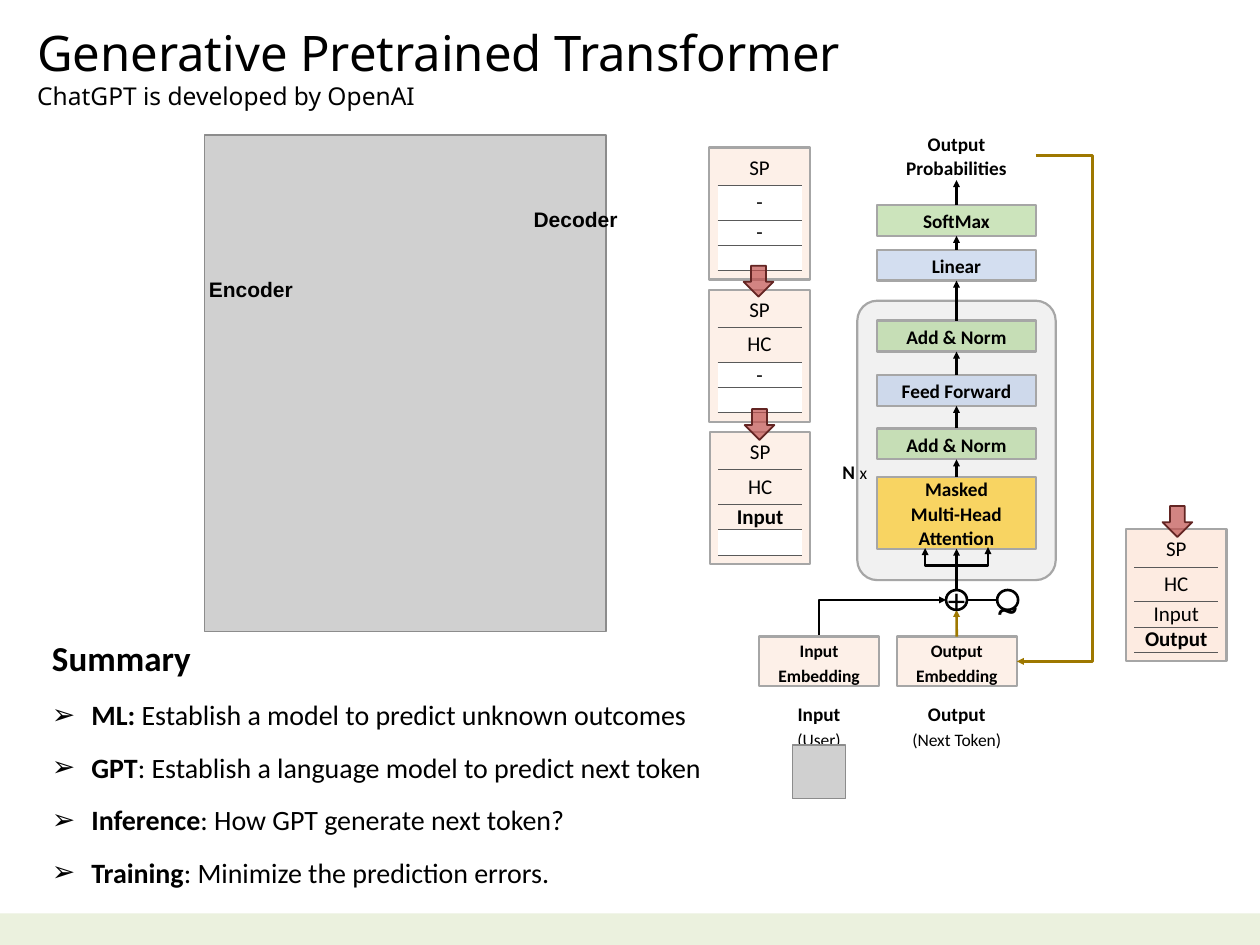
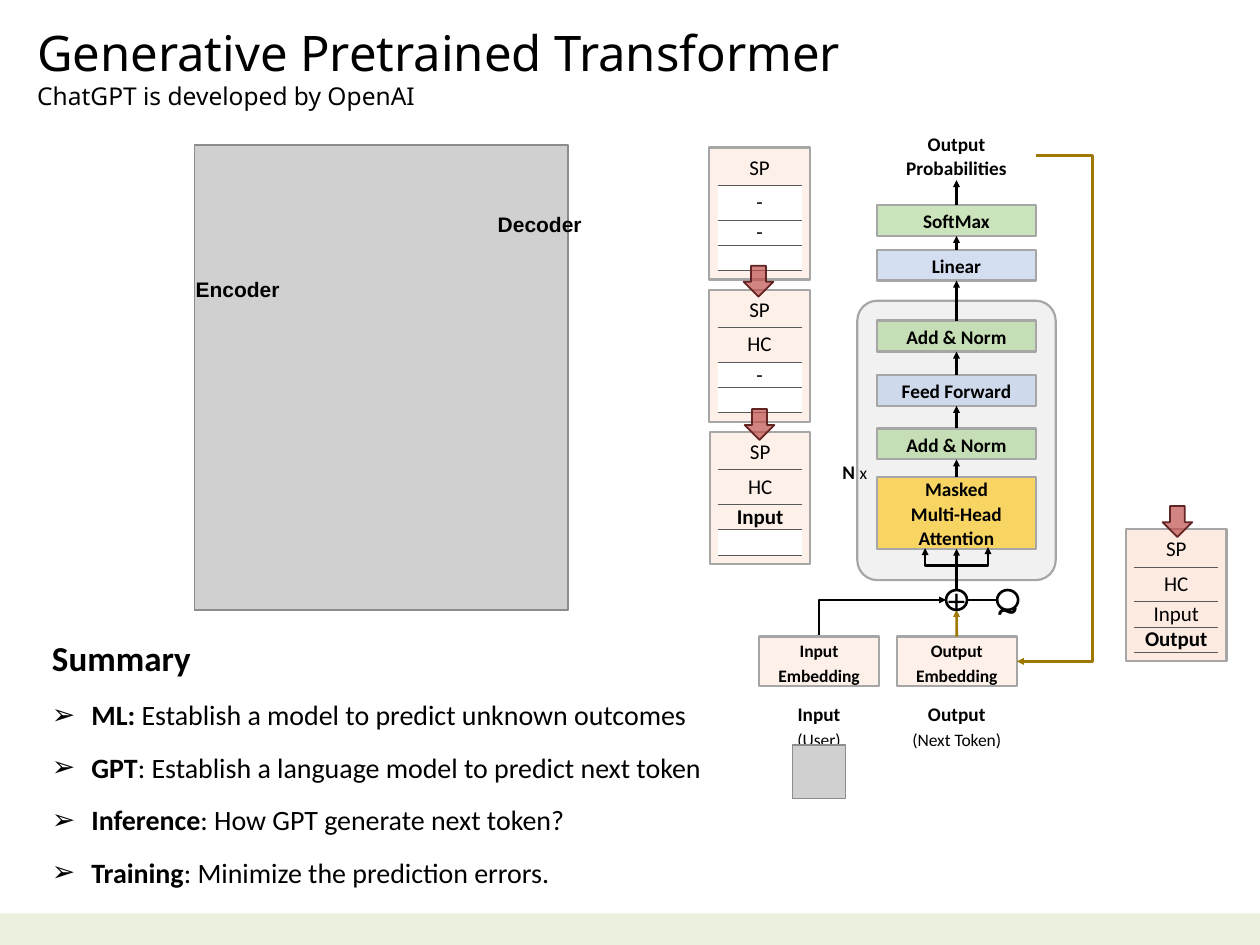
Before and after one commit to navibator/crazy-ai, a slide deck: slide 13 of ai.pptx. Drawn at 1260x945 pixels with LibreOffice and Linux fonts; fonts in the diff are those of the drawing; grey boxes stand for pictures. Boxes give left, top, right and bottom in pixels: in the first picture for what was removed or moved away, otherwise in the second. Text is boxed around its words. In the diff, an @@ line names an element or a change of style, - is before the commit and + after.

```diff
--- a/ai.pptx
+++ b/ai.pptx
@@ picture: place and size @@
-picture at bbox=[204, 135, 606, 631]
+picture at bbox=[195, 145, 568, 610]
@@ text "Decoder": place and size @@
-text "Decoder" at bbox=[534, 211, 618, 232]
+text "Decoder" at bbox=[498, 216, 582, 237]
@@ text "Encoder": place and size @@
-text "Encoder" at bbox=[209, 281, 293, 297]
+text "Encoder" at bbox=[196, 281, 280, 297]
```
Also in this commit, not shown: 5 other slides changed.
